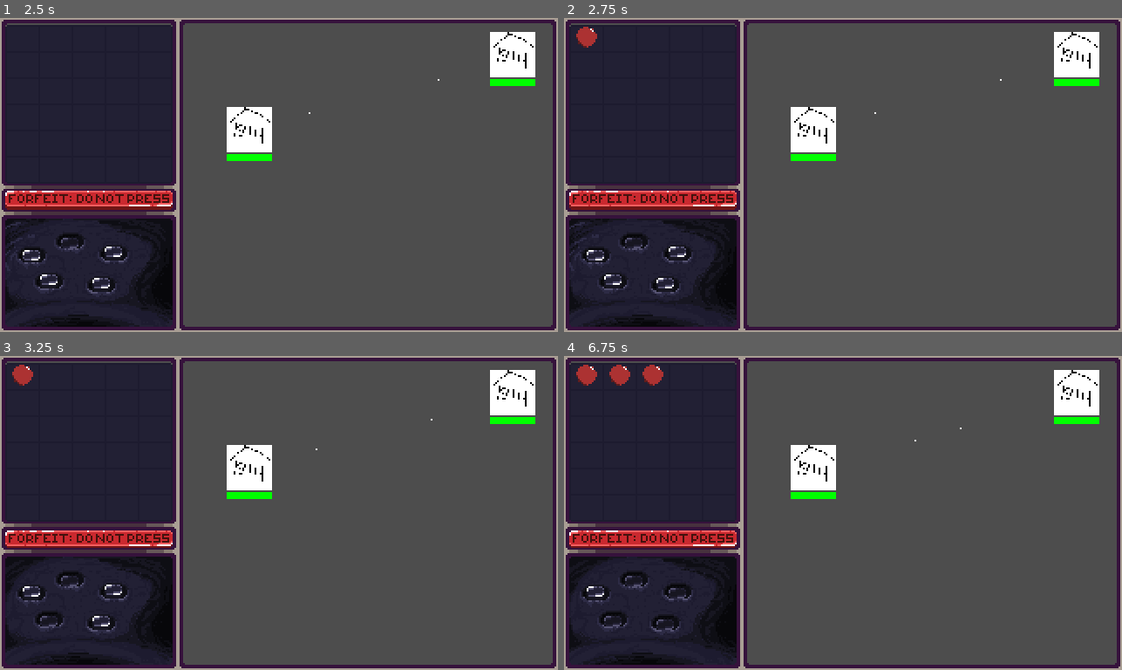
Above: before the commit, frames 1-4 (two rows, left to right).
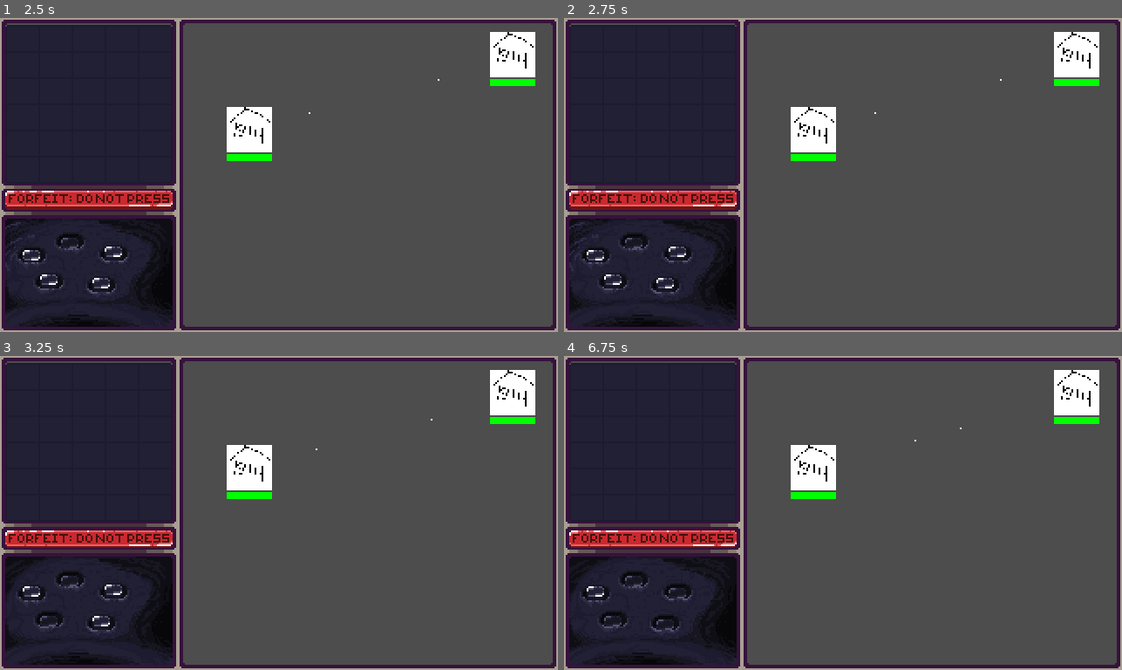
Above: after the commit, the same moments.

Repository: Team-Skeejy/ld55_summoning
Game: Godot game, scene res://scenes/roots/splash/splash_screen.tscn
Same seed, same stepped clock (60 frames per second), same inputs: the game is played once before the commit and once after it.
Inputs (mouse positions are in pixels of both pictures, inside the frame that each line leads up to):
- Up to frame 1 (2.5 s): tap Enter at 0.5 s; move the mouse to (401, 159) at 0.52 s; tap Tab (Tab) at 0.6, 2.1 s; click (401, 159) at 0.67 s; drag from (66, 240) to (89, 102) at 1.27 s; tap Space at 2 s; move the mouse to (33, 256) at 2.02 s; click (33, 256) at 2.17 s
- Up to frame 2 (2.75 s): no input
- Up to frame 3 (3.25 s): drag from (50, 619) to (89, 534) at 2.77 s
- Up to frame 4 (6.75 s): tap Enter at 3.5, 5 s; drag from (664, 622) to (653, 440) at 3.52 s; tap Space at 4.25, 6.5 s; drag from (675, 591) to (625, 381) at 4.27 s; move the mouse to (653, 534) at 5.02 s; tap Tab (Tab) at 5.1 s; click (653, 534) at 5.17 s; drag from (586, 374) to (614, 619) at 5.77 s; drag from (619, 374) to (664, 622) at 6.52 s

Frame 1 is identical in both runs. In frame 2, 0.2% of the frame differs, in the area x 2-6%, y 2-10%; in frame 3, 0.2%; in frame 4, 0.5%, in the area x 2-18%, y 2-10%.

Commit message:
can now summon dudes with properties attached to them

Diff:
--- a/scenes/States/StateMachine.gd
+++ b/scenes/States/StateMachine.gd
@@ -6,7 +6,7 @@
 @export var containerReference: Node2D
 @export var character: Dude
 @export var home: Node2D
-@export var bad_home: Node2D
+@export var target_base: Node2D
 
 var current_state: State
 var states: Dictionary = {}
@@ -48,5 +48,5 @@
 			child.containerReference = containerReference
 		if "home" in child:
 			child.home = home
-		if "bad_home" in child:
-			child.bad_home = bad_home
+		if "target_base" in child:
+			child.target_base = target_base
--- a/scenes/characters/Dude.gd
+++ b/scenes/characters/Dude.gd
@@ -5,13 +5,14 @@
 signal on_attack(target: Dude)
 
 @export var priority: int = 0
-@export var health: int = 10;
-@export var attack_power: int = 1;
+@export var health: float = 10;
+@export var attack_power: float = 0;
 @export var team: int = 1;
 @export var speed: float = 0.1;
+@export var prevent_regular_attack: bool = false;
 @export var attack_range: float = 1;
 @export var attack_interval: float = 1;
-@export var parentContainer: DudeContainer;
+@export var parentContainer: DudeFactory;
 @export var home: Node2D;
 @export var bad_home: Node2D;
 @export var stateMachine: StateMachine;
@@ -22,7 +23,7 @@
 func _ready() -> void:
 	stateMachine.containerReference = parentContainer
 	stateMachine.home = home
-	stateMachine.bad_home = bad_home
+	stateMachine.target_base = bad_home
 	stateMachine.set_refs()
 
 # Called every frame. 'delta' is the elapsed time since the previous frame.
@@ -48,7 +49,9 @@
 		if closest:
 			var distance: float = distance_to(closest.global_position)
 			if (distance < attack_range):
-				closest.health = closest.health - attack_power
+				if !prevent_regular_attack:
+					closest.health = closest.health - attack_power
+				on_attack.emit(closest)
 
 
 #Private equivs
--- a/scenes/characters/Dude.tscn
+++ b/scenes/characters/Dude.tscn
@@ -12,7 +12,17 @@
 
 [node name="Goodie" type="Node2D" node_paths=PackedStringArray("stateMachine")]
 script = ExtResource("1_qqcbt")
+priority = null
+health = null
+attack_power = null
+team = null
+speed = null
+prevent_regular_attack = null
+attack_range = null
+attack_interval = null
 stateMachine = NodePath("StateMachine")
+current_state = null
+is_dead = null
 
 [node name="Sprite2D" type="Sprite2D" parent="."]
 texture = SubResource("CanvasTexture_ynn6w")
--- a/scenes/characters/DudeContainer.gd
+++ b/scenes/characters/DudeContainer.gd
@@ -1,6 +1,6 @@
 extends Node2D
 
-class_name DudeContainer
+class_name DudeFactory
 var dude: PackedScene = load("res://scenes/characters/Dude.tscn")
 
 signal dude_killed(team: int)
@@ -8,23 +8,33 @@
 @export var good_home: Node2D
 @export var bad_home: Node2D
 
-@export var template_entity: Entity;
-
 
 func child_killed(team: int) -> void:
 	dude_killed.emit(team)
 
-func spawn_dude(team: int) -> void:
-	var new_dude: Dude = dude.instantiate()
 
+func instantiate_dude() -> Dude:
+	return dude.instantiate()
+
+
+func spawn_constructed_dude(new_dude: Dude, is_player_team: bool) -> void:
 	new_dude.parentContainer = self
-	new_dude.team = team
-	if (team == 1):
+	if is_player_team:
+		new_dude.team = 0
 		new_dude.bad_home = bad_home
 		new_dude.home = good_home
 		new_dude.global_position = good_home.global_position
 	else:
+		new_dude.team = 1
 		new_dude.bad_home = good_home
 		new_dude.home = bad_home
 		new_dude.global_position = bad_home.global_position
-	add_child(new_dude)
+
+	if new_dude.get_parent():
+		new_dude.reparent(self)
+	else:
+		add_child(new_dude)
+
+
+func spawn_dude(is_player_team: bool) -> void:
+	spawn_constructed_dude(instantiate_dude(), is_player_team)
--- a/scenes/characters/dude_container.tscn
+++ b/scenes/characters/dude_container.tscn
@@ -1,28 +1,28 @@
-[gd_scene load_steps=4 format=3 uid="uid://bpp2p2x0xfnw1"]
+[gd_scene load_steps=4 format=3 uid="uid://p7wfifl3jsfl"]
 
 [ext_resource type="Script" path="res://scenes/characters/DudeContainer.gd" id="1_l5ya6"]
 [ext_resource type="PackedScene" uid="uid://ddek8n8d6064c" path="res://scenes/characters/Dude.tscn" id="2_pmaxt"]
-[ext_resource type="PackedScene" uid="uid://ch5rsfub34lwr" path="res://scenes/characters/Home.tscn" id="3_ngeta"]
+[ext_resource type="PackedScene" path="res://scenes/characters/Home.tscn" id="3_ngeta"]
 
 [node name="DudeContainer" type="Node2D" node_paths=PackedStringArray("good_home", "bad_home")]
 script = ExtResource("1_l5ya6")
 good_home = NodePath("Home1")
 bad_home = NodePath("Home2")
 
-[node name="Goodie" parent="." node_paths=PackedStringArray("parentContainer", "home", "bad_home", "stateMachine") instance=ExtResource("2_pmaxt")]
+[node name="Goodie" parent="." node_paths=PackedStringArray("stateMachine", "parentContainer", "home", "bad_home") instance=ExtResource("2_pmaxt")]
 position = Vector2(166, 57)
+stateMachine = NodePath("StateMachine")
 parentContainer = NodePath("..")
 home = NodePath("../Home1")
 bad_home = NodePath("../Home2")
-stateMachine = NodePath("StateMachine")
 
-[node name="Baddie" parent="." node_paths=PackedStringArray("parentContainer", "home", "bad_home", "stateMachine") instance=ExtResource("2_pmaxt")]
+[node name="Baddie" parent="." node_paths=PackedStringArray("stateMachine", "parentContainer", "home", "bad_home") instance=ExtResource("2_pmaxt")]
 position = Vector2(262, 32)
 team = 2
+stateMachine = NodePath("StateMachine")
 parentContainer = NodePath("..")
 home = NodePath("../Home2")
 bad_home = NodePath("../Home1")
-stateMachine = NodePath("StateMachine")
 
 [node name="Home1" parent="." node_paths=PackedStringArray("Bar") instance=ExtResource("3_ngeta")]
 position = Vector2(158, 62)
--- a/scenes/roots/game/game.gd
+++ b/scenes/roots/game/game.gd
@@ -1,31 +1,32 @@
 extends Node2D
+class_name Game
 
 @export var interval_spawn_rate: float = 10
 @export var test_entity: PackedScene
 @export var ui: UI
-@export var container: DudeContainer
+@export var dude_factory: DudeFactory
 
 # Called when the node enters the scene tree for the first time.
 func _ready() -> void:
 	pass  # Replace with function body.
 
-var spawn_timer: float = 0
-func _process(delta: float) -> void:
-	spawn_timer += delta
-	if (spawn_timer > interval_spawn_rate):
-		spawn_timer = 0
-		spawn_entity()
+func _process(_delta: float) -> void:
+	pass
 
 
-func spawn_entity():
+func spawn_entity() -> void:
 	var entity: Entity = test_entity.instantiate()
 	add_child(entity)
 	ui.inventory.add_entity(entity)
 
 
-func _on_ui_summon() -> void:
-	container.spawn_dude(1)
+func _on_ui_summon(properties: Array[Property]) -> void:
+	var dude: Dude = dude_factory.instantiate_dude()
+	for property: Property in properties:
+		property.reparent(dude)
+		property.init(dude)
+		dude_factory.spawn_constructed_dude(dude, true)
 
 
-func _on_dude_container_dude_killed(team: int) -> void:
+func _on_dude_container_dude_killed(_team: int) -> void:
 	spawn_entity()
--- a/scenes/roots/game/game.tscn
+++ b/scenes/roots/game/game.tscn
@@ -3,15 +3,15 @@
 [ext_resource type="Script" path="res://scenes/roots/game/game.gd" id="1_yek46"]
 [ext_resource type="PackedScene" uid="uid://c7khnlrdtspt" path="res://scenes/fade_transition/fade_transition.tscn" id="2_8k2ii"]
 [ext_resource type="PackedScene" uid="uid://dum2vhk725ubd" path="res://scenes/ui_entities/ui/ui.tscn" id="2_aqm0m"]
-[ext_resource type="PackedScene" path="res://scenes/characters/dude_container.tscn" id="5_pce2m"]
+[ext_resource type="PackedScene" uid="uid://p7wfifl3jsfl" path="res://scenes/characters/dude_container.tscn" id="5_pce2m"]
 [ext_resource type="PackedScene" uid="uid://ckm3g6n5hhpn" path="res://scenes/ui_entities/base/ui_entity_draggable.tscn" id="8_shgoh"]
 
-[node name="Game" type="Node2D" node_paths=PackedStringArray("ui", "container")]
+[node name="Game" type="Node2D" node_paths=PackedStringArray("ui", "dude_factory")]
 script = ExtResource("1_yek46")
 interval_spawn_rate = 2.0
 test_entity = ExtResource("8_shgoh")
 ui = NodePath("Ui")
-container = NodePath("DudeContainer")
+dude_factory = NodePath("DudeContainer")
 
 [node name="Ui" parent="." node_paths=PackedStringArray("inventory", "alter", "end") instance=ExtResource("2_aqm0m")]
 inventory = NodePath("Inventory")
--- /dev/null
+++ b/scenes/roots/game/game_test.gd
@@ -0,0 +1,16 @@
+extends Node2D
+
+@export var properties: Dictionary
+@export var game: Game
+@export var base_entity: PackedScene
+
+func spawn_entity(property_name: String) -> void:
+	var entity: Entity = base_entity.instantiate()
+	if properties.has(property_name):
+		# fuck you godot
+		var prop_base: PackedScene = properties[property_name] as PackedScene
+		if prop_base is PackedScene:
+			var prop: Property = (prop_base).instantiate() as Property
+			entity.add_child(prop)
+
+	game.ui.inventory.add_entity(entity)
--- /dev/null
+++ b/scenes/roots/game/game_test.tscn
@@ -0,0 +1,84 @@
+[gd_scene load_steps=8 format=3 uid="uid://by22n0w3e1n2v"]
+
+[ext_resource type="PackedScene" uid="uid://by36u8pjqvdg2" path="res://scenes/roots/game/game.tscn" id="1_bcc4q"]
+[ext_resource type="Script" path="res://scenes/roots/game/game_test.gd" id="1_bpqcp"]
+[ext_resource type="PackedScene" uid="uid://4ppji14c3vys" path="res://scenes/ui_entities/behaviours/properties/attack/knife.tscn" id="2_yu2j7"]
+[ext_resource type="PackedScene" uid="uid://sg1p3bs2c635" path="res://scenes/ui_entities/behaviours/properties/attack/sword.tscn" id="3_nxugc"]
+[ext_resource type="PackedScene" uid="uid://bm6hhcv6joc1t" path="res://scenes/ui_entities/behaviours/properties/attack/spear.tscn" id="4_20q7e"]
+[ext_resource type="PackedScene" uid="uid://cylm734pycuqt" path="res://scenes/ui_entities/behaviours/properties/attack/bow.tscn" id="5_r0b3d"]
+[ext_resource type="PackedScene" uid="uid://ckm3g6n5hhpn" path="res://scenes/ui_entities/base/ui_entity_draggable.tscn" id="6_0ag1t"]
+
+[node name="GameTest" type="Node2D" node_paths=PackedStringArray("game")]
+script = ExtResource("1_bpqcp")
+properties = {
+"bow": ExtResource("5_r0b3d"),
+"knife": ExtResource("2_yu2j7"),
+"spear": ExtResource("4_20q7e"),
+"sword": ExtResource("3_nxugc")
+}
+game = NodePath("Game")
+base_entity = ExtResource("6_0ag1t")
+
+[node name="Game" parent="." node_paths=PackedStringArray("ui", "dude_factory") instance=ExtResource("1_bcc4q")]
+ui = NodePath("Ui")
+dude_factory = NodePath("DudeContainer")
+
+[node name="UI" type="Node" parent="."]
+
+[node name="Control" type="Control" parent="UI"]
+layout_mode = 3
+anchors_preset = 15
+anchor_right = 1.0
+anchor_bottom = 1.0
+offset_left = 104.0
+grow_horizontal = 2
+grow_vertical = 2
+
+[node name="VBoxContainer" type="VBoxContainer" parent="UI/Control"]
+layout_mode = 1
+anchors_preset = 1
+anchor_left = 1.0
+anchor_right = 1.0
+offset_left = -63.0
+offset_bottom = 40.0
+grow_horizontal = 0
+
+[node name="Filler" type="Button" parent="UI/Control/VBoxContainer"]
+auto_translate_mode = 1
+texture_filter = 1
+layout_mode = 2
+theme_override_font_sizes/font_size = 9
+text = "Filler"
+
+[node name="Knife" type="Button" parent="UI/Control/VBoxContainer"]
+texture_filter = 1
+layout_mode = 2
+theme_override_font_sizes/font_size = 9
+text = "Knife"
+
+[node name="Sword" type="Button" parent="UI/Control/VBoxContainer"]
+auto_translate_mode = 1
+texture_filter = 1
+layout_mode = 2
+theme_override_font_sizes/font_size = 9
+text = "Sword"
+
+[node name="Spear" type="Button" parent="UI/Control/VBoxContainer"]
+auto_translate_mode = 1
+texture_filter = 1
+layout_mode = 2
+theme_override_font_sizes/font_size = 9
+text = "Spear"
+
+[node name="Bow" type="Button" parent="UI/Control/VBoxContainer"]
+auto_translate_mode = 1
+texture_filter = 1
+layout_mode = 2
+theme_override_font_sizes/font_size = 9
+text = "Bow"
+
+[connection signal="button_down" from="UI/Control/VBoxContainer/Filler" to="." method="spawn_entity" binds= [""]]
+[connection signal="button_down" from="UI/Control/VBoxContainer/Knife" to="." method="spawn_entity" binds= ["knife"]]
+[connection signal="button_down" from="UI/Control/VBoxContainer/Sword" to="." method="spawn_entity" binds= ["spear"]]
+[connection signal="button_down" from="UI/Control/VBoxContainer/Spear" to="." method="spawn_entity" binds= ["spear"]]
+[connection signal="button_down" from="UI/Control/VBoxContainer/Bow" to="." method="spawn_entity" binds= ["bow"]]
--- /dev/null
+++ b/scenes/ui_entities/behaviours/properties/attack/bow.gd
@@ -0,0 +1,20 @@
+extends Property
+
+@export var arrow_scene: PackedScene  # = preload("res://scenes/ui_entities/behaviours/properties/attack/projectiles/arrow.tscn")
+
+
+func _ready() -> void:
+	name = "Bow"
+	description = "Increases range"
+
+	attack_power = 2
+	attack_range = 15
+
+func init(_parent: Dude) -> void:
+	super.init(_parent)
+	_parent.on_attack.connect(attack)
+
+func attack(target: Dude) -> void:
+	var arrow: Arrow = arrow_scene.instantiate()
+	arrow.target = target
+	arrow.attack_power = parent.attack_power
--- /dev/null
+++ b/scenes/ui_entities/behaviours/properties/attack/bow.tscn
@@ -0,0 +1,8 @@
+[gd_scene load_steps=3 format=3 uid="uid://cylm734pycuqt"]
+
+[ext_resource type="Script" path="res://scenes/ui_entities/behaviours/properties/attack/bow.gd" id="1_spen3"]
+[ext_resource type="PackedScene" uid="uid://2pkj4j61m02n" path="res://scenes/ui_entities/behaviours/properties/attack/projectiles/arrow.tscn" id="2_6mrr2"]
+
+[node name="Bow" type="Node"]
+script = ExtResource("1_spen3")
+arrow_scene = ExtResource("2_6mrr2")
--- a/scenes/ui_entities/behaviours/properties/attack/knife.gd
+++ b/scenes/ui_entities/behaviours/properties/attack/knife.gd
@@ -1 +1,8 @@
 extends Property
+
+func _ready() -> void:
+	name = "Knife"
+	description = "stab stab stab"
+
+	attack_power = 1
+	attack_interval = 0.8
--- /dev/null
+++ b/scenes/ui_entities/behaviours/properties/attack/knife.tscn
@@ -0,0 +1,6 @@
+[gd_scene load_steps=2 format=3 uid="uid://4ppji14c3vys"]
+
+[ext_resource type="Script" path="res://scenes/ui_entities/behaviours/properties/attack/knife.gd" id="1_02bs7"]
+
+[node name="Knife" type="Node"]
+script = ExtResource("1_02bs7")
--- /dev/null
+++ b/scenes/ui_entities/behaviours/properties/attack/projectiles/arrow.gd
@@ -0,0 +1,15 @@
+class_name Arrow
+extends Sprite2D
+
+var target: Dude
+var attack_power: float = 0
+
+var speed: float = 10
+
+func _process(delta: float) -> void:
+	if global_position.distance_to(target.global_position) < 1:
+		target.health -= attack_power
+		queue_free()
+	else:
+		look_at(target.global_position)
+		global_position = global_position.move_toward(target.global_position, speed * delta)
--- /dev/null
+++ b/scenes/ui_entities/behaviours/properties/attack/projectiles/arrow.tscn
@@ -0,0 +1,10 @@
+[gd_scene load_steps=3 format=3 uid="uid://2pkj4j61m02n"]
+
+[ext_resource type="Texture2D" uid="uid://cixfppoxj8yxp" path="res://scenes/ui_entities/behaviours/properties/attack/projectiles/textures/projectiles.png" id="1_vx030"]
+[ext_resource type="Script" path="res://scenes/ui_entities/behaviours/properties/attack/projectiles/arrow.gd" id="2_ubwpy"]
+
+[node name="Arrow" type="Sprite2D"]
+texture = ExtResource("1_vx030")
+hframes = 8
+vframes = 8
+script = ExtResource("2_ubwpy")
--- /dev/null
+++ b/scenes/ui_entities/behaviours/properties/attack/spear.gd
@@ -0,0 +1,8 @@
+extends Property
+
+func _ready() -> void:
+	name = "Spear"
+	description = ""
+
+	attack_power += 3
+	attack_range += 4
--- /dev/null
+++ b/scenes/ui_entities/behaviours/properties/attack/spear.tscn
@@ -0,0 +1,6 @@
+[gd_scene load_steps=2 format=3 uid="uid://bm6hhcv6joc1t"]
+
+[ext_resource type="Script" path="res://scenes/ui_entities/behaviours/properties/attack/spear.gd" id="1_on7d8"]
+
+[node name="Spear" type="Node"]
+script = ExtResource("1_on7d8")
--- /dev/null
+++ b/scenes/ui_entities/behaviours/properties/attack/sword.gd
@@ -0,0 +1,8 @@
+extends Property
+
+func _ready() -> void:
+	name = "Sword"
+	description = "Increases range and attack"
+
+	attack_power = 2
+	attack_range = 1
--- /dev/null
+++ b/scenes/ui_entities/behaviours/properties/attack/sword.tscn
@@ -0,0 +1,6 @@
+[gd_scene load_steps=2 format=3 uid="uid://sg1p3bs2c635"]
+
+[ext_resource type="Script" path="res://scenes/ui_entities/behaviours/properties/attack/sword.gd" id="1_2x541"]
+
+[node name="Sword" type="Node"]
+script = ExtResource("1_2x541")
--- a/scenes/ui_entities/behaviours/properties/property.gd
+++ b/scenes/ui_entities/behaviours/properties/property.gd
@@ -2,6 +2,31 @@
 extends Node
 
 var parent: Dude
+var description: String
+var effects: String
+
+var health: int = 0
+var attack_power: int = 0
+var speed: float = 0
+var attack_range: float = 0
+var attack_interval: float = 1
+
+func _ready() -> void:
+	# name = "This is a base property for items"
+	# description = "You forgot to add a description"
+
+	# health = 0
+	# attack_power = 0
+	# speed = 0
+	# attack_range = 0
+	# attack_interval = 1
+	pass
+
 
 func init(_parent: Dude) -> void:
-  parent = _parent
+	parent = _parent
+	parent.health += health
+	parent.attack_power += attack_power
+	parent.speed += speed
+	parent.attack_range += attack_range
+	parent.attack_interval *= attack_interval
--- a/scenes/ui_entities/forfeiting/forfeiting.gd
+++ b/scenes/ui_entities/forfeiting/forfeiting.gd
@@ -11,14 +11,23 @@
 var _forfeiting: bool = false
 var _forfeited: bool = false
 
-func ff(_anim_name: StringName) -> void:
-	forfeited.emit()
+func _ready() -> void:
+	fade_animation_player.animation_finished.connect(ff)
+	fade_animation_player.animation_finished.connect(reset)
+
+
+func ff(anim_name: StringName) -> void:
+	if anim_name == "timed_out":
+		forfeited.emit()
+
+func reset(anim_name: StringName) -> void:
+	if anim_name == "fade_out":
+		_counter = 0
 
 func forfeit() -> void:
 	_forfeited = true
 	warning_label.text = "YOU HAVE FORFEITED"
 	fade_animation_player.play("timed_out")
-	fade_animation_player.animation_finished.connect(ff)
 
 func start() -> void:
 	if _forfeited: return
--- a/scenes/ui_entities/inventory/inventory.gd
+++ b/scenes/ui_entities/inventory/inventory.gd
@@ -40,7 +40,11 @@
 	if unplaced:
 		entity.position = Vector2(randf_range(area.position.x, area.end.x), randf_range(area.position.y, area.end.y))
 
-	entity.reparent(self)
+	if !entity.get_parent():
+		self.add_child(entity)
+	else:
+		entity.reparent(self)
+
 	freeze(entity)
 
 func freeze(entity: Entity) -> void:
--- a/scenes/ui_entities/ui/ui.gd
+++ b/scenes/ui_entities/ui/ui.gd
@@ -1,7 +1,7 @@
 class_name UI
 extends Node2D
 
-signal summon()  # dunno what to put in this yet
+signal summon(properties: Array[Property])  # dunno what to put in this yet
 signal forfeited()
 signal retry()
 
@@ -12,16 +12,21 @@
 var timer: Timer
 
 func _on_alter_summon(nodes: Array[Node2D]) -> void:
+	var entities: Array[Node2D] = nodes.filter(func(node: Node2D) -> bool: return node is Entity)
+	var properties: Array[Property] = []
 
-	var _entities: Array[Node2D] = nodes.filter(func(node: Node2D) -> bool: return node is Entity)
+	for entity: Entity in entities:
+		for child: Node in entity.get_children():
+			if child is Property:
+				properties.push_back(child)
+
+	summon.emit(properties)
 
 	# construct monster here i guess lol
 
 	for node: Node2D in nodes:
 		node.queue_free()
 	reset_alter_buttons()
-
-	summon.emit()
 
 func reset_alter_buttons() -> void:
 	await get_tree().process_frame
Binary file added: scenes/ui_entities/behaviours/properties/attack/projectiles/textures/projectiles.aseprite
Binary file added: scenes/ui_entities/behaviours/properties/attack/projectiles/textures/projectiles.png
Not shown, added: scenes/ui_entities/behaviours/properties/attack/projectiles/textures/projectiles.png.import
